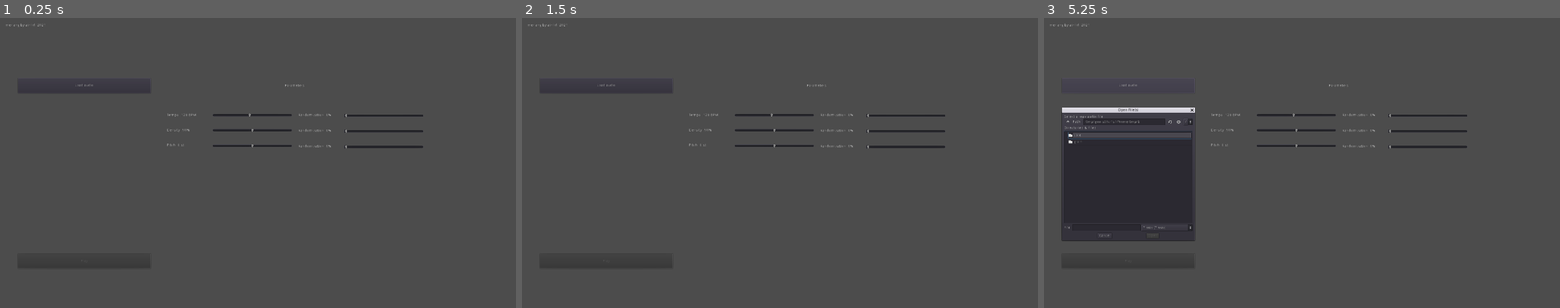
Above: before the commit, frames 1-3 (left to right).
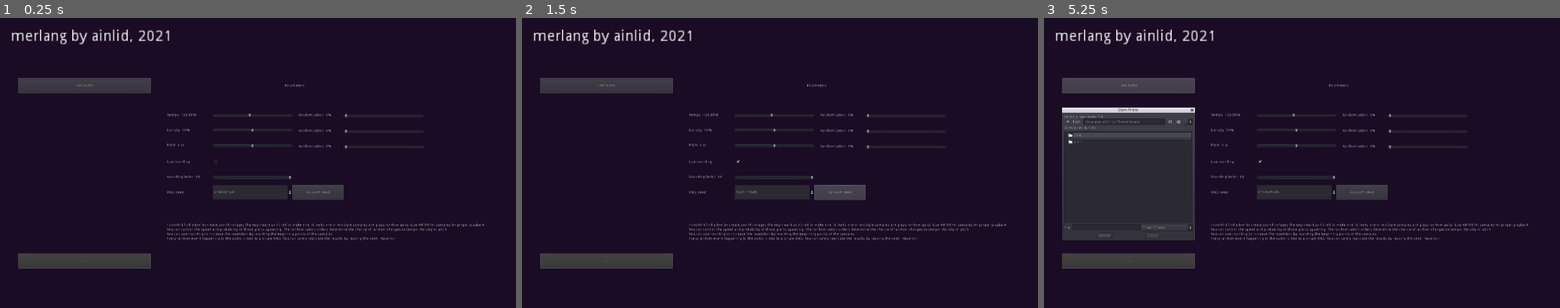
Above: after the commit, the same moments.

Repository: Ainlid/merlang
Game: Godot game, scene res://core/core.tscn
The game is run twice, just before and just after one commit, with the same random seed, the same clock (stepped at 60 frames per second) and the same inputs. The project has no main scene, so this scene is started directly.
Inputs (mouse positions are in pixels of both pictures, inside the frame that each line leads up to):
- Up to frame 1 (0.25 s): no input
- Up to frame 2 (1.5 s): click (738, 163) at 0.52 s; click (841, 192) at 1.25 s, where only the run after the commit has a clickable "Random seed"
- Up to frame 3 (5.25 s): click (1260, 163) at 2.02 s; click (1363, 192) at 2.75 s, where only the run after the commit has a clickable "Random seed"; click (1260, 163) at 3.52 s; click (1363, 192) at 4.25 s, where only the run after the commit has a clickable "Random seed"; click "Load audio" at 5 s

The runs differ from the first frame. In frame 1, 96% of the frame differs, in the area x 0-100%, y 0-100%; in frame 2, 96%; in frame 3, 84%.

Commit message:
rng

Diff:
--- a/core/core.gd
+++ b/core/core.gd
@@ -11,13 +11,16 @@
 var playing = false
 
 var rng
+var rng_seed
 
 var grain = preload("res://grain/grain.tscn")
 var density = 50.0
 var size_min = 1
-var size_max = 16
+var size_max = 4
 var pitch = 0
-var offset_rounding = 16.0
+
+var use_rounding = false
+var rounding = 16.0
 
 var tempo_random = 0.0
 var density_random = 0.0
@@ -32,8 +35,8 @@
 onready var pitch_label = $interface/pitch_label
 onready var pitch_slider = $interface/pitch_slider
 
-onready var size_label = $interface/size_label
-onready var size_slider = $interface/size_slider
+onready var rounding_label = $interface/rounding_label
+onready var rounding_slider = $interface/rounding_slider
 
 onready var tempo_random_label = $interface/tempo_random_label
 onready var tempo_random_slider = $interface/tempo_random_slider
@@ -44,7 +47,10 @@
 onready var pitch_random_label = $interface/pitch_random_label
 onready var pitch_random_slider = $interface/pitch_random_slider
 
+onready var seed_box = $interface/seed_box
+
 func _ready():
+	randomize()
 	rng = RandomNumberGenerator.new()
 
 	_set_tempo(120.0)
@@ -55,23 +61,36 @@
 	_set_density_random(0.0)
 	_set_pitch_random(0.0)
 
+	_set_rounding(64.0)
+
+	_randomize_seed()
+
 	play_button.disabled = true
+
+func _set_seed(value):
+	rng_seed = value
+	rng.seed = value
+
+func _randomize_seed():
+	var new_seed = randi()
+	rng.seed = new_seed
+	seed_box.value = new_seed
 
 func _set_tempo(value):
 	interval = 60.0 / tempo
 	timer_beat.wait_time = interval
 	tempo_slider.value = value
-	tempo_label.text = "Tempo: " + str(value) + " BPM"
+	tempo_label.text = "Tempo: " + str(round(value)) + " BPM"
 
 func _set_density(value):
 	density = value
 	density_slider.value = value
-	density_label.text = "Density: " + str(value) + "%"
+	density_label.text = "Density: " + str(round(value)) + "%"
 
 func _set_pitch(value):
 	pitch = value
 	pitch_slider.value = value
-	pitch_label.text = "Pitch: " + str(value) + " st"
+	pitch_label.text = "Pitch: " + str(round(value)) + " st"
 
 func _set_tempo_random(value):
 	tempo_random = value
@@ -84,6 +103,18 @@
 func _set_pitch_random(value):
 	pitch_random = value
 	pitch_random_label.text = "Randomization: " + str(value) + "%"
+
+func _toggle_rounding(toggled):
+	if toggled:
+		use_rounding = true
+		rounding_slider.editable = true
+	else:
+		use_rounding = false
+		rounding_slider.editable = false
+
+func _set_rounding(value):
+	rounding = value
+	rounding_label.text = "Rounding factor: " + str(value)
 
 func _load_pressed():
 	_play_stop()
@@ -112,6 +143,7 @@
 		_play_stop()
 
 func _play_start():
+	_set_seed(rng_seed)
 	timer_beat.start()
 	playing = true
 	play_button.text = "Stop"
@@ -133,12 +165,13 @@
 
 	var density_rand_chance = rng.randf() * 100.0
 	if density_rand_chance < density_random:
-		var new_density = round(rng.randf() * 100.0)
+		var new_density = rng.randf() * 100.0
 		_set_density(new_density)
 
 	var pitch_rand_chance = rng.randf() * 100.0
 	if pitch_rand_chance < pitch_random:
-		_set_pitch(rng.randi_range(-6, 6))
+		var new_pitch = rng.randi_range(-6, 6)
+		_set_pitch(new_pitch)
 
 func _spawn_grain():
 	var spawn_chance = rng.randf() * 100.0
@@ -147,9 +180,12 @@
 		add_child(new_grain)
 		var sample_id = rng.randi_range(0, samples.size() - 1)
 		var curr_sample = samples[sample_id]
-		var new_offset = rng.randf_range(0.0, curr_sample.get_length())
-		new_offset = round(new_offset * offset_rounding) / offset_rounding
+		var new_offset
+		if use_rounding:
+			new_offset = curr_sample.get_length() / rounding * rng.randi_range(0, rounding)
+		else:
+			new_offset = rng.randf_range(0.0, curr_sample.get_length())
 		var new_pitch = pitch
 		new_pitch = pow(2.0, new_pitch / 12.0)
-		var new_size = interval / 4.0 * rng.randi_range(size_min, size_max)
+		var new_size = interval * rng.randi_range(size_min, size_max)
 		new_grain._grain_play(curr_sample, new_offset, new_pitch, new_size)
--- a/core/core.tscn
+++ b/core/core.tscn
@@ -6,6 +6,14 @@
 script = ExtResource( 1 )
 
 [node name="timer_beat" type="Timer" parent="."]
+
+[node name="bg" type="ColorRect" parent="."]
+margin_right = 1920.0
+margin_bottom = 1079.0
+color = Color( 0.109804, 0.0509804, 0.152941, 1 )
+__meta__ = {
+"_edit_use_anchors_": false
+}
 
 [node name="interface" type="Control" parent="."]
 margin_top = -1.41422
@@ -16,10 +24,11 @@
 }
 
 [node name="title" type="Label" parent="interface"]
-margin_left = 20.0
-margin_top = 21.0
-margin_right = 170.0
-margin_bottom = 45.0
+margin_left = 40.0
+margin_top = 43.0
+margin_right = 190.0
+margin_bottom = 67.0
+rect_scale = Vector2( 4, 4 )
 text = "merlang by ainlid, 2021"
 __meta__ = {
 "_edit_use_anchors_": false
@@ -204,6 +213,87 @@
 "_edit_use_anchors_": false
 }
 
+[node name="rounding_toggle" type="CheckBox" parent="interface"]
+margin_left = 791.0
+margin_top = 509.0
+margin_right = 828.0
+margin_bottom = 565.0
+__meta__ = {
+"_edit_use_anchors_": false
+}
+
+[node name="rounding_toggle_label" type="Label" parent="interface"]
+margin_left = 621.0
+margin_top = 509.0
+margin_right = 746.0
+margin_bottom = 565.0
+text = "Use rounding: "
+valign = 1
+__meta__ = {
+"_edit_use_anchors_": false
+}
+
+[node name="rounding_slider" type="HSlider" parent="interface"]
+margin_left = 791.0
+margin_top = 567.0
+margin_right = 1087.0
+margin_bottom = 623.0
+min_value = 2.0
+max_value = 16.0
+value = 16.0
+__meta__ = {
+"_edit_use_anchors_": false
+}
+
+[node name="rounding_label" type="Label" parent="interface"]
+margin_left = 621.0
+margin_top = 565.0
+margin_right = 746.0
+margin_bottom = 621.0
+text = "Rounding factor: "
+valign = 1
+__meta__ = {
+"_edit_use_anchors_": false
+}
+
+[node name="seed_box" type="SpinBox" parent="interface"]
+margin_left = 791.0
+margin_top = 623.0
+margin_right = 1087.0
+margin_bottom = 677.0
+max_value = 1e+10
+
+[node name="seed_label" type="Label" parent="interface"]
+margin_left = 621.0
+margin_top = 623.0
+margin_right = 746.0
+margin_bottom = 679.0
+text = "RNG seed: "
+valign = 1
+__meta__ = {
+"_edit_use_anchors_": false
+}
+
+[node name="seed_random_button" type="Button" parent="interface"]
+margin_left = 1087.0
+margin_top = 623.0
+margin_right = 1280.0
+margin_bottom = 679.0
+text = "Random seed"
+
+[node name="info" type="Label" parent="interface"]
+margin_left = 621.0
+margin_top = 765.0
+margin_right = 1817.0
+margin_bottom = 840.0
+text = "I couldn't find a tool to create sound collages the way I want so I tried to make one. it loads one or multiple samples and plays random parts. Use 44100 Hz samples for proper playback.
+You can control the speed and probability of those grains spawning. The randomization sliders determine the chance of random changes to tempo, density or pitch.
+You can use rounding to increase the repetition by rounding the beginning points of the samples.
+Every random event happening to the audio is tied to a single RNG. You can safely replicate the results by reusing the seed. Have fun!"
+__meta__ = {
+"_edit_use_anchors_": false
+}
+
 [node name="audio" type="AudioStreamPlayer" parent="."]
 
 [connection signal="timeout" from="timer_beat" to="." method="_tick"]
@@ -216,3 +306,7 @@
 [connection signal="value_changed" from="interface/tempo_random_slider" to="." method="_set_tempo_random"]
 [connection signal="value_changed" from="interface/density_random_slider" to="." method="_set_density_random"]
 [connection signal="value_changed" from="interface/pitch_random_slider" to="." method="_set_pitch_random"]
+[connection signal="toggled" from="interface/rounding_toggle" to="." method="_toggle_rounding"]
+[connection signal="value_changed" from="interface/rounding_slider" to="." method="_set_rounding"]
+[connection signal="value_changed" from="interface/seed_box" to="." method="_set_seed"]
+[connection signal="pressed" from="interface/seed_random_button" to="." method="_randomize_seed"]
